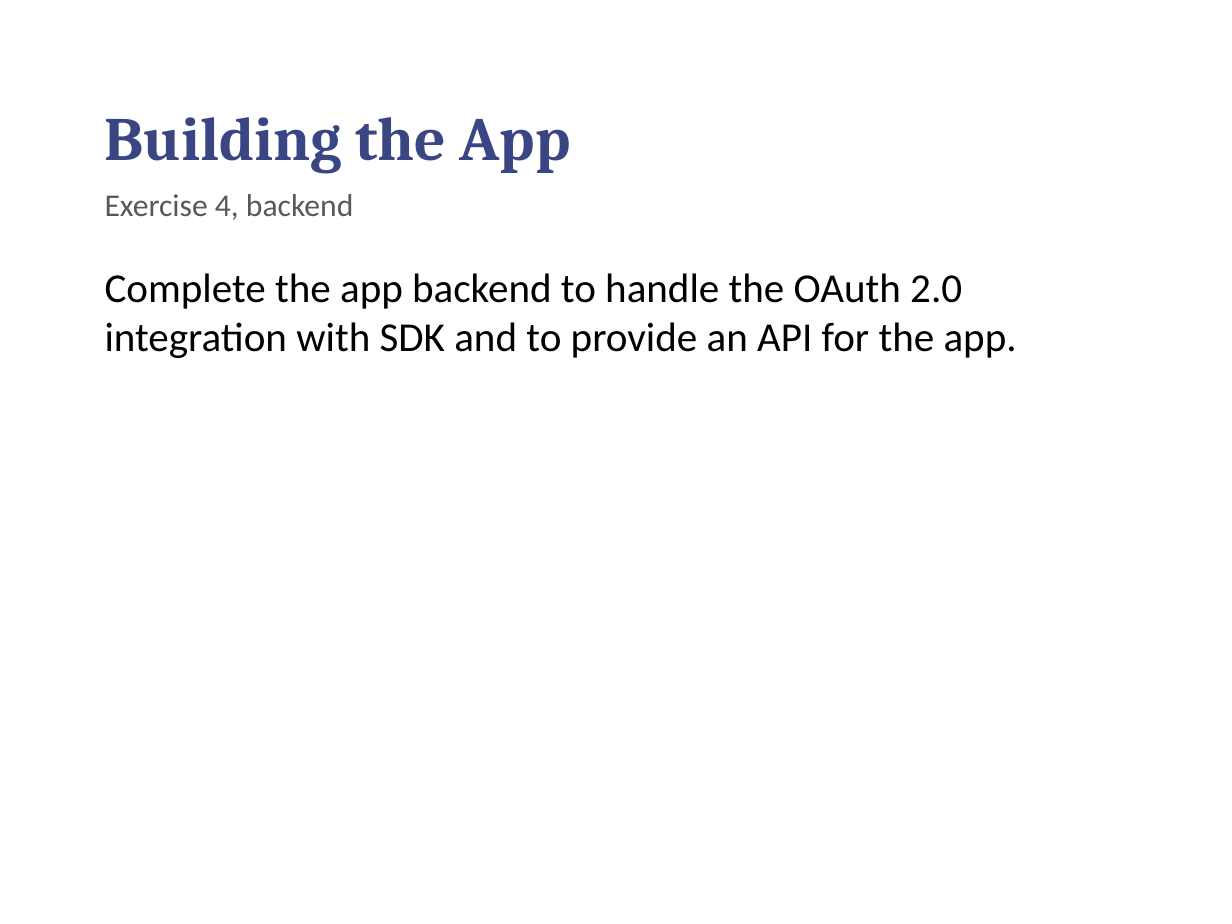
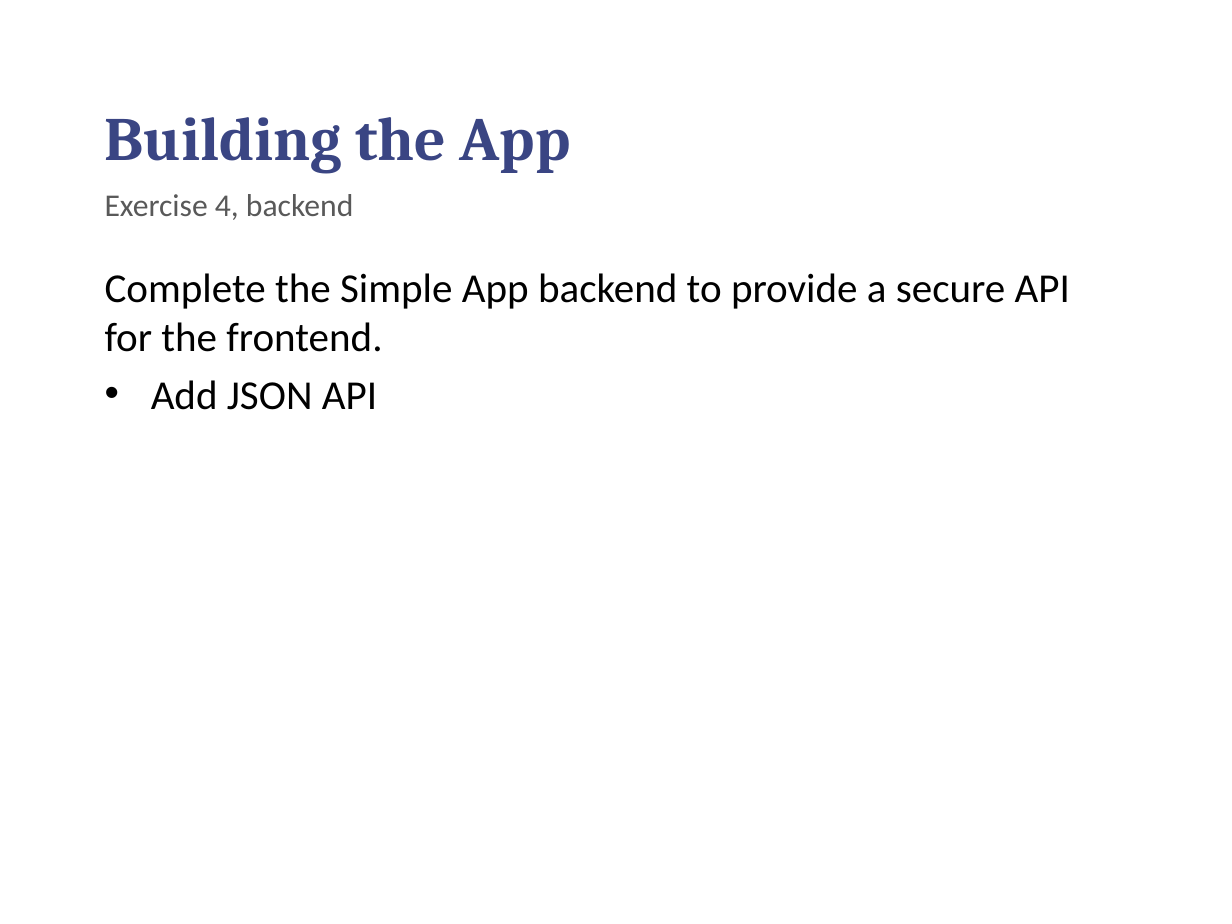
Before and after one commit to chilmers/cadec-healthcare-api-tutorial, a slide deck: slide 22 of Cadec-vårdens-apier.pptx (slide 21 before the commit). Drawn at 1232x924 pixels with LibreOffice and Linux fonts; fonts in the diff are those of the drawing; background and template pictures are left out. Boxes give left, top, right and bottom in pixels: in the first picture for what was removed or moved away, otherwise in the second. Text is boxed around its words. In the diff, an @@ line names an element or a change of style, - is before the commit and + after.

```diff
--- a/Cadec-vårdens-apier.pptx
+++ b/Cadec-vårdens-apier.pptx
@@ text at box(105, 273, 1070, 410): text changed @@
-Complete the app backend to handle the OAuth 2.0 integration with SDK and to provide an API for the app.
+Complete the Simple App backend to provide a secure API for the frontend.
+• Add JSON API
```
Also in this commit, not shown: 6 other slides changed, 1 slide added.
